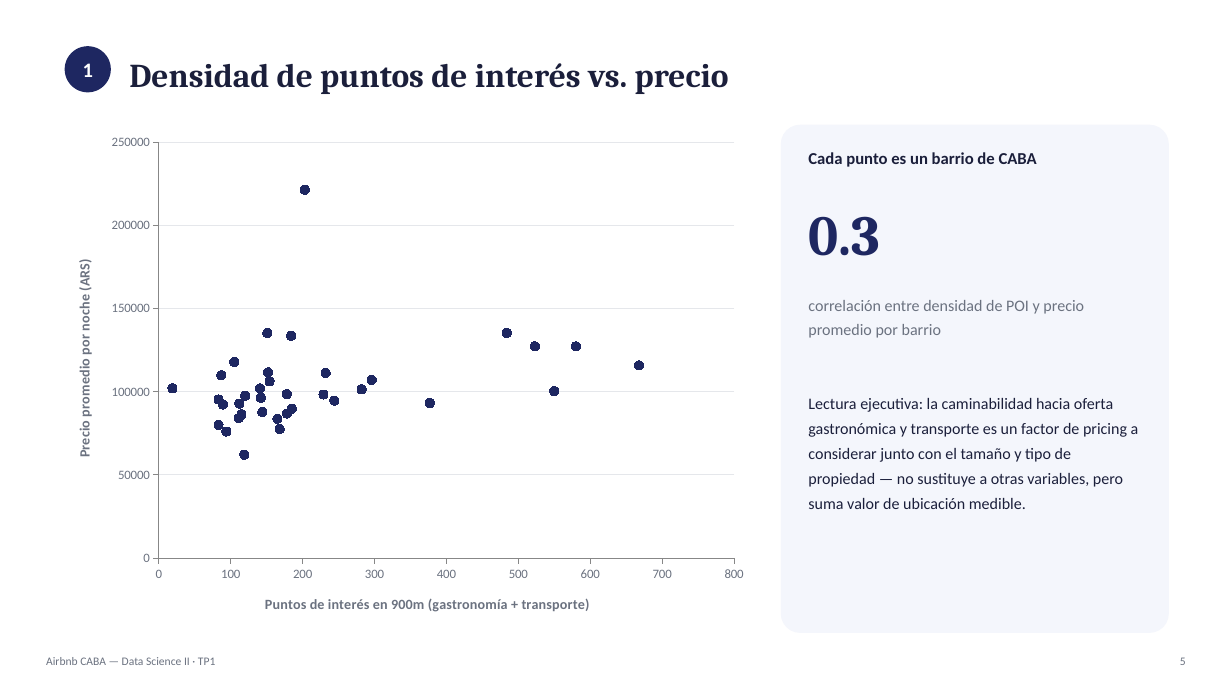
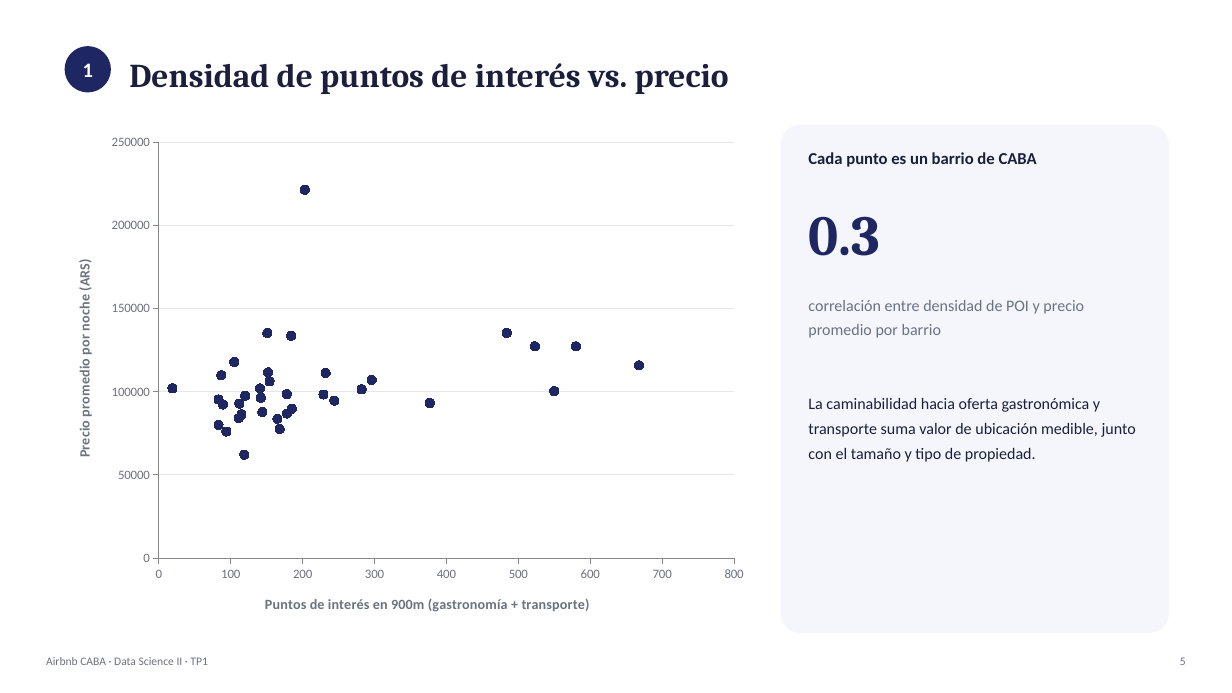
Before and after one commit to sofidemier/PreentregaDSII-Algamiz, a slide deck: slide 5 of Preentrega - Sofia Algamiz.pptx. Drawn at 1232x693 pixels with LibreOffice and Linux fonts; fonts in the diff are those of the drawing. Boxes give left, top, right and bottom in pixels: in the first picture for what was removed or moved away, otherwise in the second. Text is boxed around its words. In the diff, an @@ line names an element or a change of style, - is before the commit and + after.

```diff
--- a/Preentrega - Sofia Algamiz.pptx
+++ b/Preentrega - Sofia Algamiz.pptx
@@ text at <box>808,398,1136,462</box>: text changed @@
-Lectura ejecutiva: la caminabilidad hacia oferta gastronómica y transporte es un factor de pricing a considerar junto con el tamaño y tipo de propiedad — no sustituye a otras variables, pero suma valor de ubicación medible.
+La caminabilidad hacia oferta gastronómica y transporte suma valor de ubicación medible, junto con el tamaño y tipo de propiedad.
@@ text at <box>46,657,207,665</box>: text changed @@
-Airbnb CABA — Data Science II · TP1
+Airbnb CABA · Data Science II · TP1
```
Also in this commit, not shown: 10 other slides changed, 1 slide removed, 1 other file.
